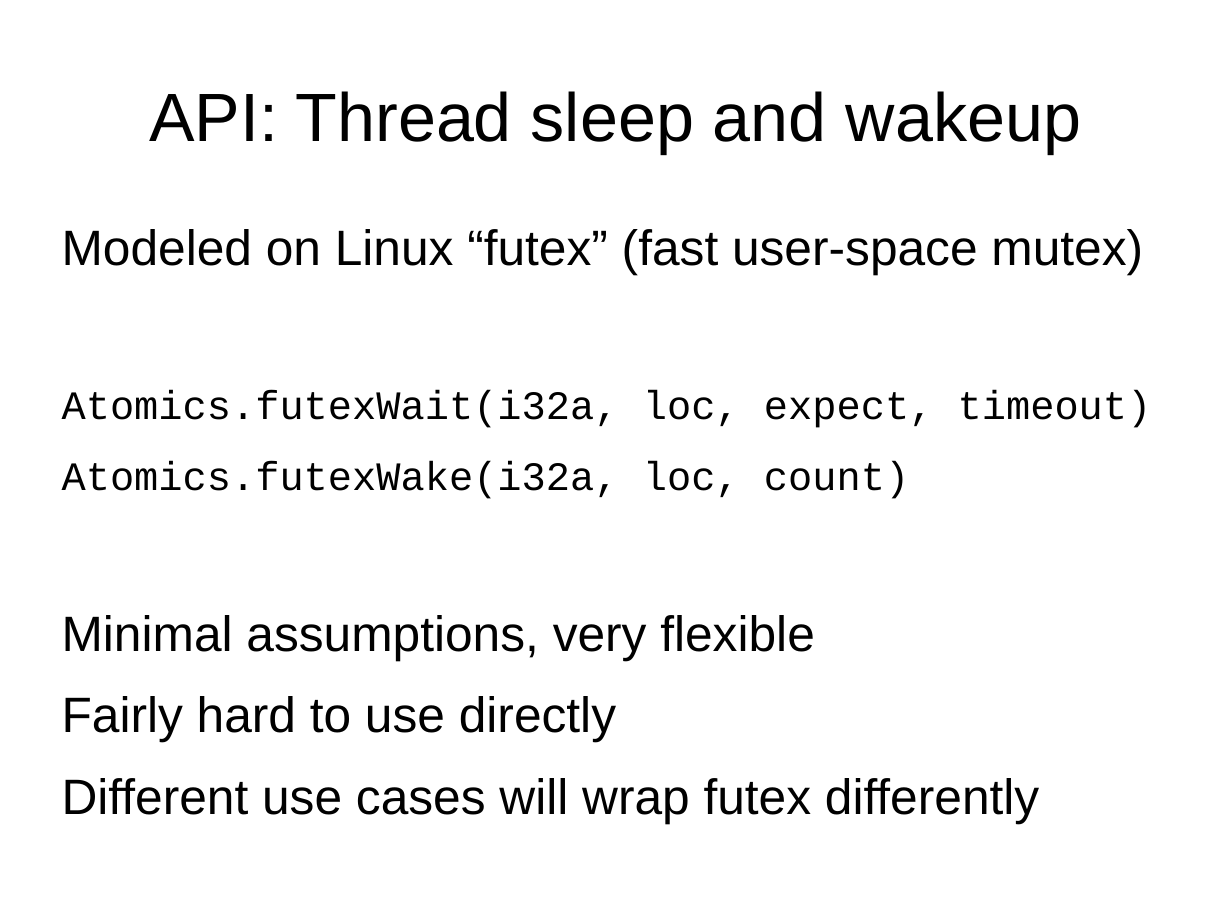
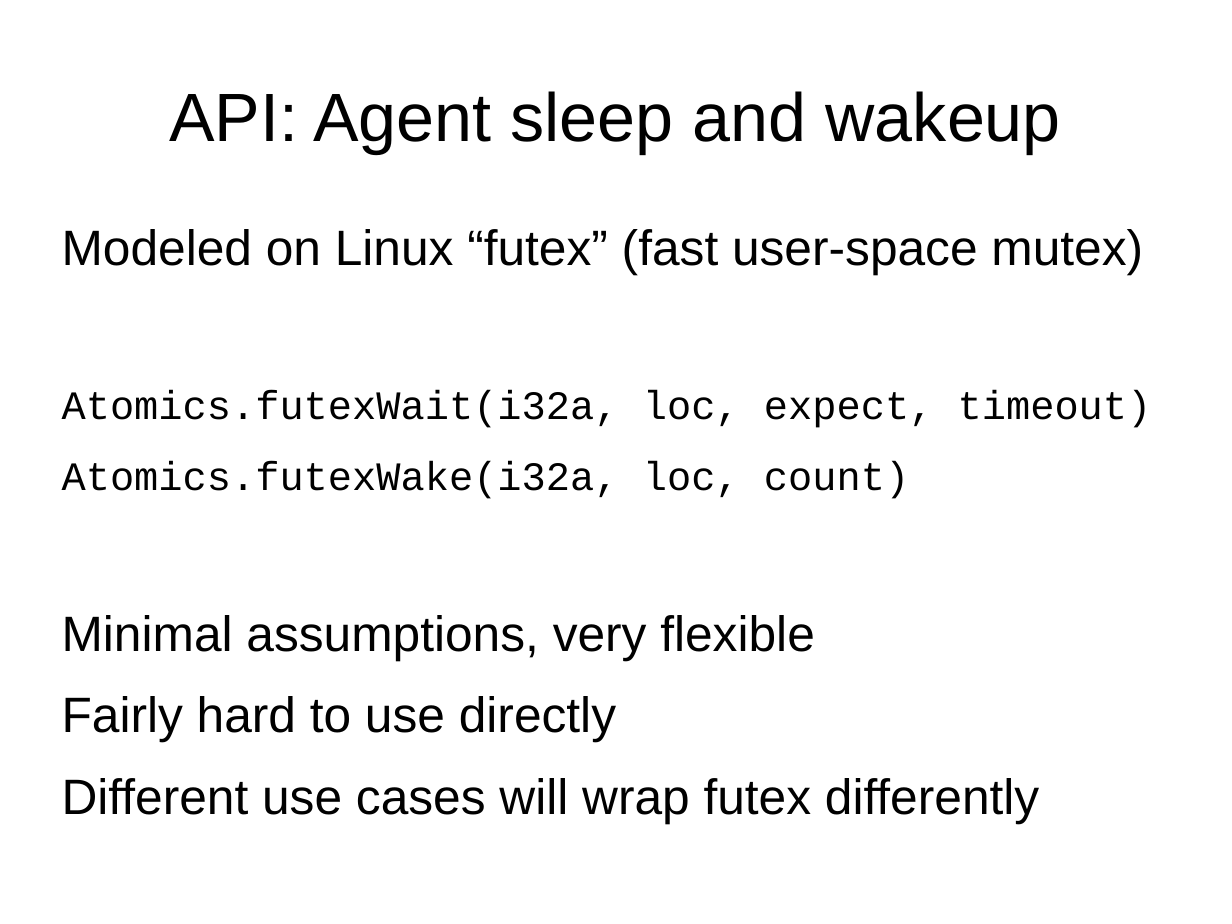
Before and after one commit to tc39/proposal-ecmascript-sharedmem, a slide deck: slide 9 of tc39/presentation-sept-2015.odp. Drawn at 1232x924 pixels with LibreOffice and Linux fonts; fonts in the diff are those of the drawing. Boxes give left, top, right and bottom in pixels: in the first picture for what was removed or moved away, otherwise in the second. Text is boxed around its words. In the diff, an @@ line names an element or a change of style, - is before the commit and + after.

```diff
--- a/tc39/presentation-sept-2015.odp
+++ b/tc39/presentation-sept-2015.odp
@@ title at box(169, 91, 1061, 153): text changed @@
-API: Thread sleep and wakeup
+API: Agent sleep and wakeup
```
Also in this commit, not shown: 8 other slides changed, 1 slide added.
